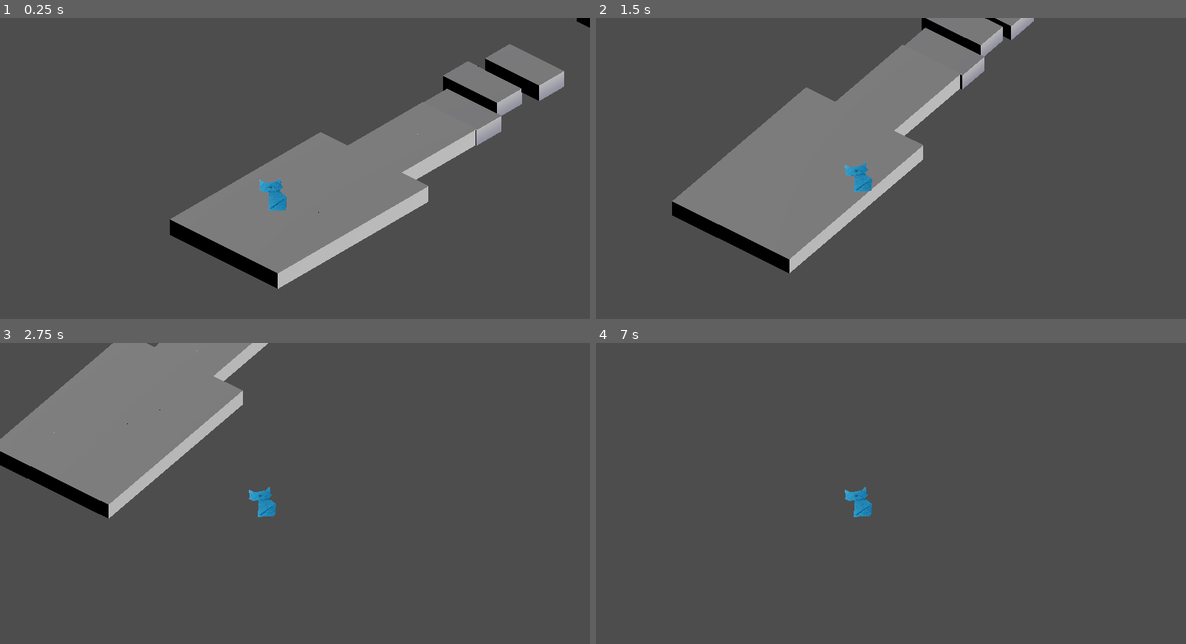
Above: before the commit, frames 1-4 (two rows, left to right).
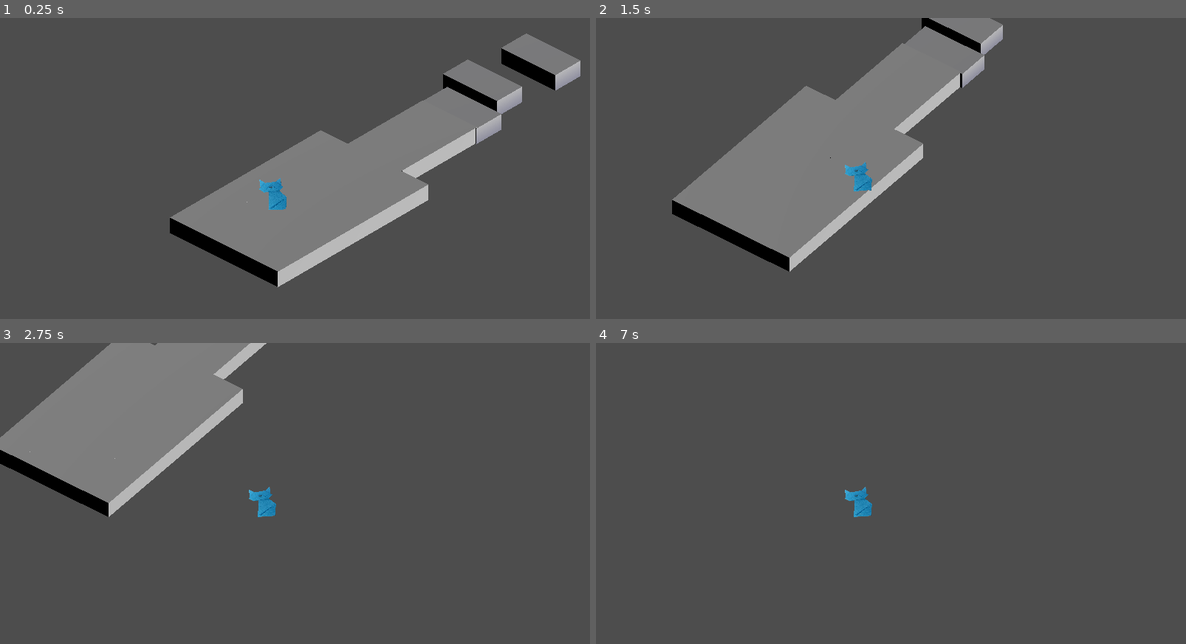
Above: after the commit, the same moments.

Repository: eramajarvi/project-pascal
Game: Godot game, scene res://assets/levels/level2/level2.tscn
Two runs of this game, one before a commit and one after it. Both use one fixed random seed, a clock stepped at 60 frames per second and the inputs below. This scene is started directly instead of the project's main scene.
Inputs:
- Up to frame 1 (0.25 s): no input
- Up to frame 2 (1.5 s): tap Enter (ui_accept) at 0.5, 0.77 s; hold Right (ui_right) 0.53-1.28 s; hold Down (ui_down) from 1.28 s (still down)
- Up to frame 3 (2.75 s): tap Enter (ui_accept) at 1.52 s; release Down (ui_down) at 2.03 s; hold Right (ui_right) from 2.03 s (still down)
- Up to frame 4 (7 s): release Right (ui_right) at 2.78 s; hold Up (ui_up) 2.78-3.53 s; tap Enter (ui_accept) at 3.02, 3.77, 4.25, 4.52, 5, 5.75, 6.02, 6.5, 6.77 s; hold Left (ui_left) 3.53-5.03 s; hold Down (ui_down) 5.03-5.78 s; hold Right (ui_right) 5.78-6.53 s; hold Up (ui_up) from 6.53 s (still down)

The runs differ from the first frame. In frame 1, 3.1% of the frame differs, in the area x 28-100%, y 0-90%; in frame 2, 1.3%; in frame 3, 0.6%; in frame 4, less than 0.1%.

Commit message:
animacion de la tercera escalera arreglada

Diff:
--- a/assets/levels/level2/blocks/shape_cube_half3.gd
+++ b/assets/levels/level2/blocks/shape_cube_half3.gd
@@ -29,6 +29,7 @@
 		await get_tree().create_timer(1.0).timeout
 		characters_on_platform.append(body)
 		animation_player.play("fall")
+		print('La escalera se movio')
 
 func _on_area_3d_body_exited(body: Node3D) -> void:
 	if body.is_in_group("player"):
--- a/assets/levels/level2/level2.tscn
+++ b/assets/levels/level2/level2.tscn
@@ -10,6 +10,21 @@
 [ext_resource type="Script" path="res://assets/levels/level2/blocks/impossible_staircase.gd" id="9_u58ly"]
 [ext_resource type="PackedScene" uid="uid://bmajgwxf1y7xb" path="res://assets/levels/level2/blocks/impossible_staircase.glb" id="9_wyry1"]
 
+[sub_resource type="Animation" id="Animation_v330t"]
+length = 0.001
+tracks/0/type = "value"
+tracks/0/imported = false
+tracks/0/enabled = true
+tracks/0/path = NodePath(".:rotation")
+tracks/0/interp = 1
+tracks/0/loop_wrap = true
+tracks/0/keys = {
+"times": PackedFloat32Array(0),
+"transitions": PackedFloat32Array(1),
+"update": 0,
+"values": [Vector3(-0.523599, 0, 0)]
+}
+
 [sub_resource type="Animation" id="Animation_2vs78"]
 resource_name = "move"
 tracks/0/type = "value"
@@ -23,21 +38,6 @@
 "transitions": PackedFloat32Array(1, 1),
 "update": 0,
 "values": [Vector3(-0.523599, 0, 0), Vector3(-0.706858, -0.1309, 0)]
-}
-
-[sub_resource type="Animation" id="Animation_v330t"]
-length = 0.001
-tracks/0/type = "value"
-tracks/0/imported = false
-tracks/0/enabled = true
-tracks/0/path = NodePath(".:rotation")
-tracks/0/interp = 1
-tracks/0/loop_wrap = true
-tracks/0/keys = {
-"times": PackedFloat32Array(0),
-"transitions": PackedFloat32Array(1),
-"update": 0,
-"values": [Vector3(-0.523599, 0, 0)]
 }
 
 [sub_resource type="AnimationLibrary" id="AnimationLibrary_gvxcm"]
@@ -198,10 +198,10 @@
 tracks/0/interp = 1
 tracks/0/loop_wrap = true
 tracks/0/keys = {
-"times": PackedFloat32Array(0.133333, 0.266667, 0.5, 0.754758),
-"transitions": PackedFloat32Array(1, 1, 1, 1),
-"update": 0,
-"values": [Vector3(8.4201, 1.12582, 1.50949), Vector3(8.4201, 0.946071, 1.50949), Vector3(8.4201, 0.76012, 1.24252), Vector3(8.4201, 0.946071, 0.951043)]
+"times": PackedFloat32Array(0, 1),
+"transitions": PackedFloat32Array(1, 1),
+"update": 0,
+"values": [Vector3(8.4201, 0.946071, 1.50949), Vector3(11.0093, 0.946071, 1.50949)]
 }
 
 [sub_resource type="AnimationLibrary" id="AnimationLibrary_msr55"]
@@ -211,11 +211,23 @@
 "shape": SubResource("Animation_217w0")
 }
 
-[sub_resource type="BoxShape3D" id="BoxShape3D_twxch"]
-size = Vector3(1.0498, 0.661011, 1)
-
 [sub_resource type="BoxShape3D" id="BoxShape3D_tmhx3"]
-size = Vector3(0.960449, 0.795166, 1.09988)
+size = Vector3(0.97583, 0.78125, 1.09988)
+
+[sub_resource type="Animation" id="Animation_h0ifn"]
+length = 5.0
+tracks/0/type = "value"
+tracks/0/imported = false
+tracks/0/enabled = true
+tracks/0/path = NodePath(".:position")
+tracks/0/interp = 1
+tracks/0/loop_wrap = true
+tracks/0/keys = {
+"times": PackedFloat32Array(0),
+"transitions": PackedFloat32Array(1),
+"update": 0,
+"values": [Vector3(0.928082, -5.72302, -0.838742)]
+}
 
 [sub_resource type="Animation" id="Animation_l4ls4"]
 resource_name = "move"
@@ -231,21 +243,6 @@
 "transitions": PackedFloat32Array(4.14106, 1),
 "update": 0,
 "values": [Vector3(0.928082, -5.72302, -0.838742), Vector3(47.3117, -5.72302, -0.838742)]
-}
-
-[sub_resource type="Animation" id="Animation_h0ifn"]
-length = 0.001
-tracks/0/type = "value"
-tracks/0/imported = false
-tracks/0/enabled = true
-tracks/0/path = NodePath(".:position")
-tracks/0/interp = 1
-tracks/0/loop_wrap = true
-tracks/0/keys = {
-"times": PackedFloat32Array(0),
-"transitions": PackedFloat32Array(1),
-"update": 0,
-"values": [Vector3(0.928082, -5.72302, -0.838742)]
 }
 
 [sub_resource type="AnimationLibrary" id="AnimationLibrary_nv052"]
@@ -342,23 +339,17 @@
 }
 autoplay = "shape"
 
-[node name="Area3D" type="Area3D" parent="Stair3"]
-
-[node name="CollisionShape3D" type="CollisionShape3D" parent="Stair3/Area3D"]
-transform = Transform3D(1, 0, 0, 0, 1, 0, 0, 0, 1, -0.0249023, 0.389092, 0)
-shape = SubResource("BoxShape3D_twxch")
-
 [node name="Stair4" parent="." instance=ExtResource("3_y25ok")]
-transform = Transform3D(4.02691, 0, 0, 0, 1, 0, 0, 0, 2.01099, 13.6029, 0.946071, 1.50949)
+transform = Transform3D(3.3605, 0, 0, 0, 1, 0, 0, 0, 2.01099, 13.6029, 0.946071, 1.50949)
 
 [node name="Area3D" type="Area3D" parent="Stair4"]
 
 [node name="CollisionShape3D" type="CollisionShape3D" parent="Stair4/Area3D"]
-transform = Transform3D(1.00159, 0, 0, 0, 1.00159, 0, 0, 0, 1.00159, 0, 0.253906, -0.000213444)
+transform = Transform3D(1.00159, 0, 0, 0, 1.00159, 0, 0, 0, 1.00159, -0.00770283, 0.246937, -0.000213683)
 shape = SubResource("BoxShape3D_tmhx3")
 
 [node name="lantern2" parent="Stair4" instance=ExtResource("5_0oyx8")]
-transform = Transform3D(0.36228, 0, 0, 0, 0.656507, 0, 0, 0, 0.497268, 0.0662003, 0.499999, -0.338475)
+transform = Transform3D(0.291365, 0, 0, 0, 0.656507, 0, 0, 0, 0.497268, 0.0662003, 0.499999, -0.338475)
 
 [node name="Stair5" parent="." instance=ExtResource("3_y25ok")]
 transform = Transform3D(2.13513, 0, 0, 0, 1, 0, 0, 0, 2.01099, 18.3219, 0.946071, 1.50949)
@@ -409,8 +400,6 @@
 
 [connection signal="body_entered" from="Stair1/Area3D" to="Stair1" method="_on_area_3d_body_entered"]
 [connection signal="body_entered" from="Stair2/Area3D" to="Stair2" method="_on_area_3d_body_entered"]
-[connection signal="body_entered" from="Stair3/Area3D" to="Stair3" method="_on_area_3d_body_entered"]
-[connection signal="body_exited" from="Stair3/Area3D" to="Stair3" method="_on_area_3d_body_exited"]
 [connection signal="body_entered" from="Stair4/Area3D" to="Stair1" method="_on_area_3d_body_entered"]
 [connection signal="body_exited" from="Stair4/Area3D" to="Stair3" method="_on_area_3d_body_exited"]
 [connection signal="body_entered" from="Area3D" to="Area3D/Sketchfab_Scene" method="_on_area_3d_body_entered"]
--- a/scenes/gotas_the_cat_3d.tscn
+++ b/scenes/gotas_the_cat_3d.tscn
@@ -4,7 +4,7 @@
 [ext_resource type="Texture2D" uid="uid://4ulec3jlh7eq" path="res://assets/sprites/FrontalGato (1).png" id="2_gyd0j"]
 
 [sub_resource type="BoxShape3D" id="BoxShape3D_q4fvv"]
-size = Vector3(1.54923, 2.08118, 0.121582)
+size = Vector3(1.54923, 1.96903, 0.121582)
 
 [node name="GotasTheCat3D" type="CharacterBody3D"]
 transform = Transform3D(0.5, 0, 0, 0, 0.5, 0, 0, 0, 0.5, 0, 0, 0)
@@ -14,7 +14,7 @@
 transform = Transform3D(1, 0, 0, 0, -4.37114e-08, -1, 0, 1, -4.37114e-08, 0, 0, 0)
 
 [node name="CollisionShape3D" type="CollisionShape3D" parent="."]
-transform = Transform3D(1, 0, 0, 0, 1, 0, 0, 0, 1, -0.00275227, -0.0670785, -0.0114746)
+transform = Transform3D(1, 0, 0, 0, 1, 0, 0, 0, 1.95211, -0.00275227, -0.0110012, -0.0114746)
 shape = SubResource("BoxShape3D_q4fvv")
 
 [node name="Sprite3D" type="Sprite3D" parent="."]
Not shown: 6 places in assets/levels/level2/gridmapLevel2.tres that only renumber resources
Not shown: 1 places in assets/levels/level2/level2.tscn that only renumber resources
Not shown, changed: scenes/levels/level1/gridmapBlocks-level1.tres
